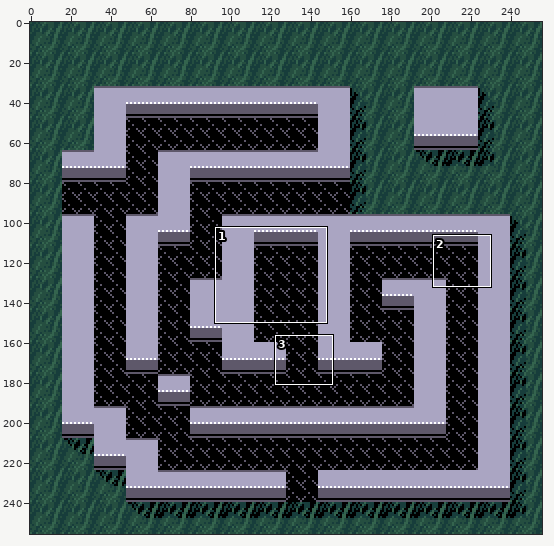
Edited in one commit: sprite sheet (quetros/labmap.png). Above: a wide view before the commit, with the close-up outlined.
Close-up. The starting point:
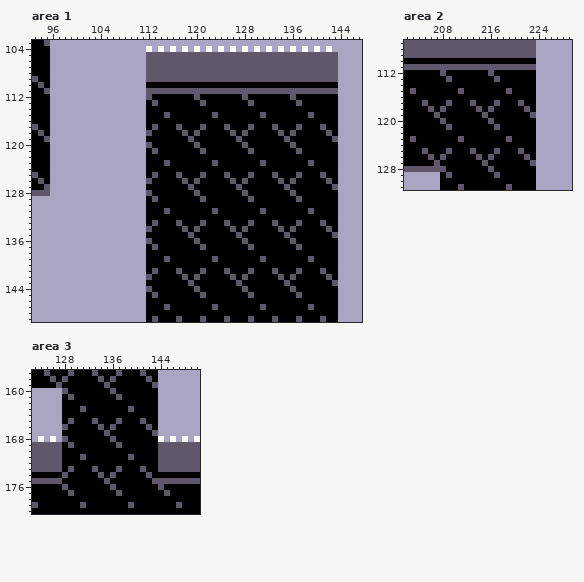
The file is 256x256 pixels. Shown: area 1: x 93..147, y 103..149; area 2: x 202..229, y 107..131; area 3: x 123..150, y 157..180.
After the commit:
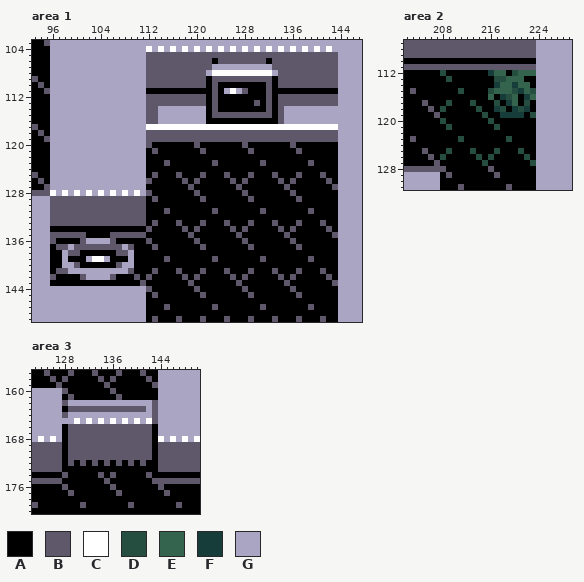
Palette (. is transparent): A #000000  B #5e586a  C #ffffff  D #254e40  E #34644e  F #173d3b  G #aaa5c2
The exact change:
--- area 1
@@ x 110..145 @@
 105 GGBBBBBBBBBBBBBBBBBBBBBBBBBBBBBBBBGG
-106 GGBBBBBBBBBBBBBBBBBBBBBBBBBBBBBBBBGG
-107 GGBBBBBBBBBBBBBBBBBBBBBBBBBBBBBBBBGG
-108 GGBBBBBBBBBBBBBBBBBBBBBBBBBBBBBBBBGG
-109 GGBBBBBBBBBBBBBBBBBBBBBBBBBBBBBBBBGG
-110 GGAAAAAAAAAAAAAAAAAAAAAAAAAAAAAAAAGG
-111 GGBBBBBBBBBBBBBBBBBBBBBBBBBBBBBBBBGG
-112 GGBAAAAAAABAAAAAAABAAAAAAABAAAAAAAGG
-113 GGABAAAAAAABAAAAAAABAAAAAAABAAAAAAGG
-114 GGAAAAAAAAAAAAAAAAAAAAAAAAAAAAAAAAGG
-115 GGAAABAAAAAAABAAAAAAABAAAAAAABAAAAGG
-116 GGAAAAAAAAAAAAAAAAAAAAAAAAAAAAAAAAGG
-117 GGABAAABAAABAAABAAABAAABAAABAAABAAGG
-118 GGBAAAAABABAAAAABABAAAAABABAAAAABAGG
-119 GGAAAAAAABAAAAAAABAAAAAAABAAAAAAABGG
+106 GGBBBBBBBBBBBABBBBBBBBABBBBBBBBBBBGG
+107 GGBBBBBBBBBBBGGGGGGGGGGBBBBBBBBBBBGG
+108 GGBBBBBBBBBBGCCCCCCCCCCGBBBBBBBBBBGG
+109 GGBBBBBBBBBBABBBBBBBBBBABBBBBBBBBBGG
+110 GGBBBBBBBBBBABAAAAAAAABABBBBBBBBBBGG
+111 GGAAAAAAAAAAABAGCGBAAABAAAAAAAAAAAGG
+112 GGBBBBBBBBBBABAAAAAAAABABBBBBBBBBBGG
+113 GGBBBBBBBBBBABAAAAAABABABBBBBBBBBBGG
+114 GGBBGGGGGGGGABAAAAAAAABABGGGGGGGGGGG
+115 GGBBGGGGGGGGABBBBBBBBBBABGGGGGGGGGGG
+116 GGBBGGGGGGGGAAAAAAAAAAAABGGGGGGGGGGG
+117 GGCCCCCCCCCCCCCCCCCCCCCCCCCCCCCCCCGG
+118 GGBBBBBBBBBBBBBBBBBBBBBBBBBBBBBBBBGG
+119 GGBBBBBBBBBBBBBBBBBBBBBBBBBBBBBBBBGG
 120 GGBAAAAAAABAAAAAAABAAAAAAABAAAAAAAGG
@@ x 94..113 @@
 127 ABGGGGGGGGGGGGGGGGAA
-128 BBGGGGGGGGGGGGGGGGBA
-129 GGGGGGGGGGGGGGGGGGAB
-130 GGGGGGGGGGGGGGGGGGAA
-131 GGGGGGGGGGGGGGGGGGAA
-132 GGGGGGGGGGGGGGGGGGAA
-133 GGGGGGGGGGGGGGGGGGAB
-134 GGGGGGGGGGGGGGGGGGBA
-135 GGGGGGGGGGGGGGGGGGAA
-136 GGGGGGGGGGGGGGGGGGBA
-137 GGGGGGGGGGGGGGGGGGAB
-138 GGGGGGGGGGGGGGGGGGAA
-139 GGGGGGGGGGGGGGGGGGAA
-140 GGGGGGGGGGGGGGGGGGAA
-141 GGGGGGGGGGGGGGGGGGAB
-142 GGGGGGGGGGGGGGGGGGBA
-143 GGGGGGGGGGGGGGGGGGAA
+128 BBCGCGCGCGCGCGCGCGBA
+129 GGBBBBBBBBBBBBBBBBAB
+130 GGBBBBBBBBBBBBBBBBAA
+131 GGBBBBBBBBBBBBBBBBAA
+132 GGBBBBBBBBBBBBBBBBAA
+133 GGBBBBBBBBBBBBBBBBAB
+134 GGAAAAAAAAAAAAAAAABA
+135 GGBBBBBBAAAABBBBBBAA
+136 GGBAAAABGGGGBAAAAABA
+137 GGABBGBBBBBBBBGBAAAB
+138 GGAAGBBAAAAAABBGAAAA
+139 GGAAGAAAGCCGAAAGAAAA
+140 GGAAGGBAAAAAABGGAAAA
+141 GGABBGGGGGGGGGGBAAAB
+142 GGBAAAABGGGGBAAABABA
+143 GGAAAAAAAAAAAAAAABAA
 144 GGGGGGGGGGGGGGGGGGBA
--- area 2
@@ x 202..229 @@
 111 BBBBBBBBBBBBBBBBBBBBBBGGGGGG
-112 AAAAAABAAAAAAABAAAAAAAGGGGGG
-113 AAAAAAABAAAAAAABAAAAAAGGGGGG
-114 AAAAAAAAAAAAAAAAAAAAAAGGGGGG
-115 ABAAAAAAABAAAAAAABAAAAGGGGGG
-116 AAAAAAAAAAAAAAAAAAAAAAGGGGGG
-117 AAABAAABAAABAAABAAABAAGGGGGG
-118 AAAABABAAAAABABAAAAABAGGGGGG
-119 AAAAABAAAAAAABAAAAAAABGGGGGG
-120 AAAAAABAAAAAAABAAAAAAAGGGGGG
-121 AAAAAAABAAAAAAABAAAAAAGGGGGG
+112 AAAAAADAAAAAAAFEEADEEEGGGGGG
+113 AAAAAAADAAAAAAADDEEEAAGGGGGG
+114 AAAAAAAAAAAAAAAFEEFEEAGGGGGG
+115 ABAAAAAAADAAAADEEEDFEDGGGGGG
+116 AAAAAAAAAAAAAAEAFDEAFEGGGGGG
+117 AAABAAADAAADAAADAFEADAGGGGGG
+118 AAAABADAAAAADAAFDAFDFAGGGGGG
+119 AAAAABAAAAAAADAAFFFFADGGGGGG
+120 AAAAAADAAAAAAADAAAAAAAGGGGGG
+121 AAAAAAADAAAAAAADAAAAAAGGGGGG
 122 AAAAAAAAAAAAAAAAAAAAAAGGGGGG
-123 ABAAAAAAABAAAAAAABAAAAGGGGGG
+123 ABAAAAAAADAAAAAAADAAAAGGGGGG
 124 AAAAAAAAAAAAAAAAAAAAAAGGGGGG
-125 AAABAAABAAABAAABAAABAAGGGGGG
-126 AAAABABAAAAABABAAAAABAGGGGGG
-127 AAAAABAAAAAAABAAAAAAABGGGGGG
+125 AAABAAADAAADAAADAAADAAGGGGGG
+126 AAAABADAAAAADADAAAAADAGGGGGG
+127 AAAAABAAAAAAADAAAAAAADGGGGGG
 128 BBBBBBBAAAAAAABAAAAAAAGGGGGG
--- area 3
@@ x 123..150 @@
 161 GGGGGABAAAAAAABAAAAAAGGGGGGG
-162 GGGGGAAAAAAAAAAAAAAAAGGGGGGG
-163 GGGGGAAABAAAAAAABAAAAGGGGGGG
-164 GGGGGAAAAAAAAAAAAAAAAGGGGGGG
-165 GGGGGABAAABAAABAAABAAGGGGGGG
-166 GGGGGBAAAAABABAAAAABAGGGGGGG
-167 GGGGGAAAAAAABAAAAAAABGGGGGGG
-168 GCGCGBAAAAAAABAAAAAAACGCGCGC
-169 BBBBBABAAAAAAABAAAAAABBBBBBB
-170 BBBBBAAAAAAAAAAAAAAAABBBBBBB
-171 BBBBBAAABAAAAAAABAAAABBBBBBB
-172 BBBBBAAAAAAAAAAAAAAAABBBBBBB
-173 BBBBBABAAABAAABAAABAABBBBBBB
+162 GGGGGBGGGGGGGGGGGGGGBGGGGGGG
+163 GGGGGABBBBBBBBBBBBBGBGGGGGGG
+164 GGGGGBGGGGGGGGGGGGGGBGGGGGGG
+165 GGGGGGGCGCGCGCGCGCGCBGGGGGGG
+166 GGGGGABBBBBBBBBBBBBBAGGGGGGG
+167 GGGGGABBBBBBBBBBBBBBAGGGGGGG
+168 GCGCGABBBBBBBBBBBBBBACGCGCGC
+169 BBBBBABBBBBBBBBBBBBBABBBBBBB
+170 BBBBBABBBBBBBBBBBBBBABBBBBBB
+171 BBBBBABBBBBBBBBBBBBBABBBBBBB
+172 BBBBBABABABABABABABAABBBBBBB
+173 BBBBBAAAAAAAAAAAAAAAABBBBBBB
 174 AAAAABAAAAABABAAAAABAAAAAAAA
Where, in picture pixels (left, top, right, bottom), the same in both close-ups:
changed: (146, 58, 338, 142)
changed: (50, 190, 146, 286)
changed: (440, 70, 536, 166)
changed: (62, 400, 158, 472)
